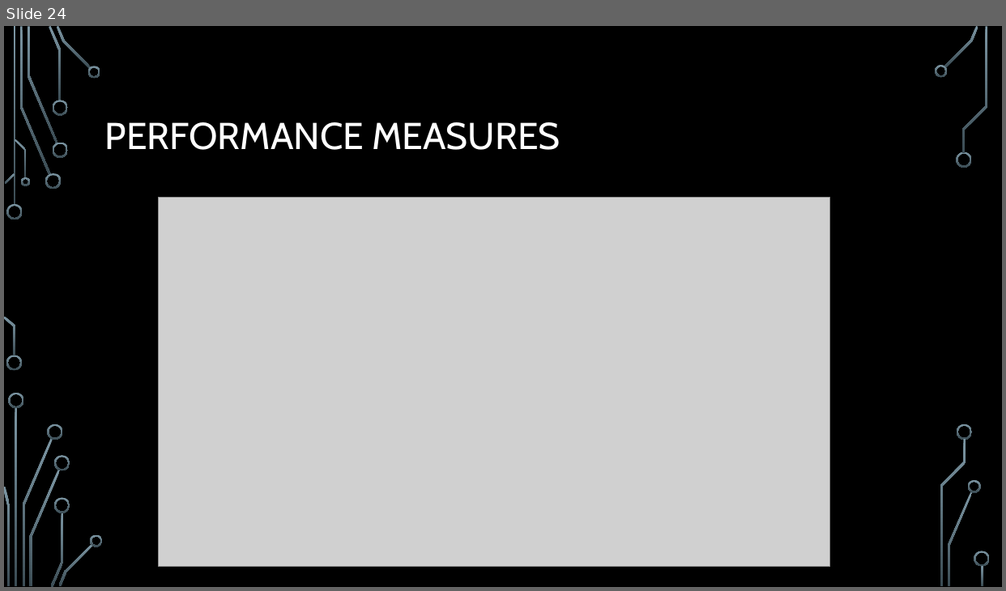
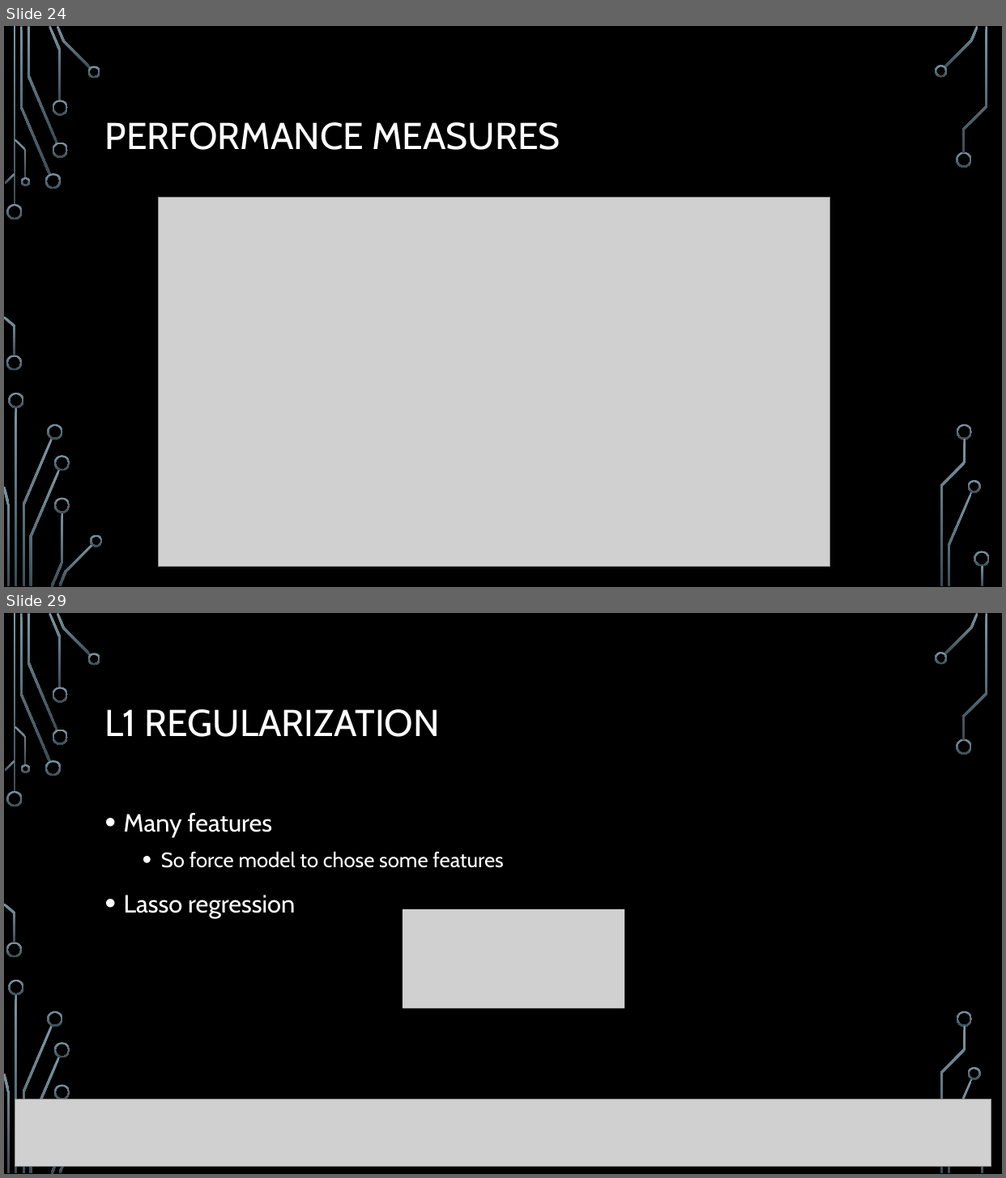
Before and after one commit to mohamad-qodosi/utech-summer-school-99-Machine-Learning, a slide deck: Slides/ML_4_Evaluation and tuning.pptx. Shown one above the other, each under a label of ours: slide 24 before the commit, slides 24 and 29 after it; the slides between them are not shown. The pictures are 1006x591 and 1006x1178 pixels, drawn with LibreOffice and Linux fonts; fonts in the diff are those of the drawing; grey boxes stand for pictures; background and template pictures are left out. Boxes give left, top, right and bottom in pixels: in the first picture for what was removed or moved away, otherwise in the second. Text is boxed around its words. In the diff, an @@ line names an element or a change of style, - is before the commit and + after.

```diff
--- a/Slides/ML_4_Evaluation and tuning.pptx
+++ b/Slides/ML_4_Evaluation and tuning.pptx
@@ slide 29 added at box(4, 613, 1002, 1174), background picture (left out); not listed: 35 template elements that a slide beside it also shows @@
@@ title added at box(105, 709, 440, 737), 36 pt, text #FFFFFF @@
+L1 REGULARIZATION
@@ text added at box(124, 813, 503, 918), 20 pt, text #FFFFFF @@
+• Many features
+  • So force model to chose some features
+• Lasso regression
@@ picture added at box(403, 909, 624, 1008) @@
@@ picture added at box(15, 1100, 991, 1167) @@
```
Also in this commit, not shown: 5 other slides added, 5 other files.
